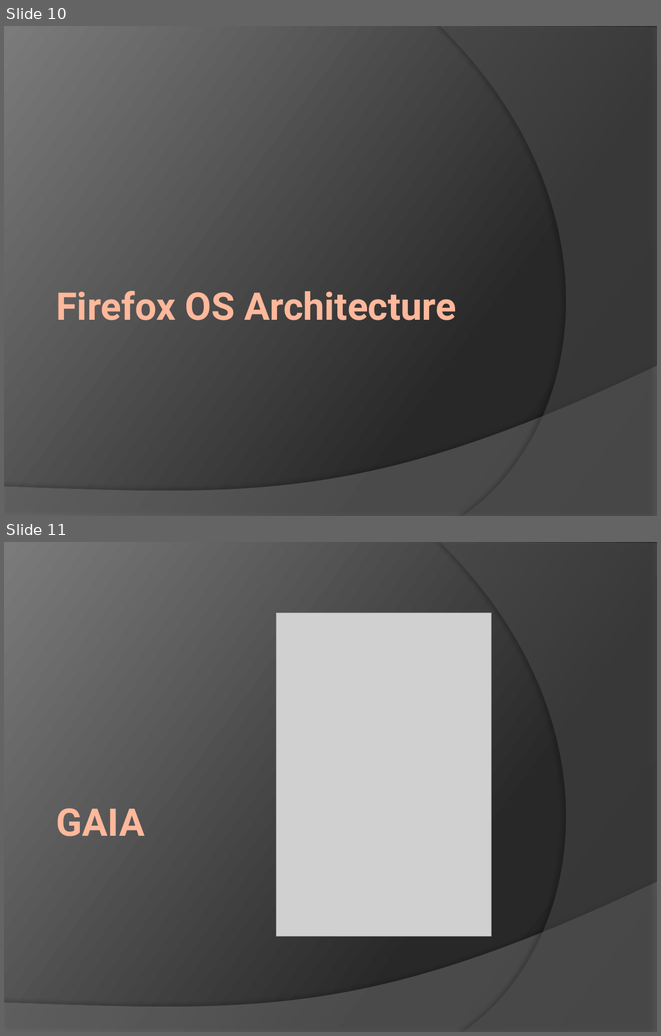
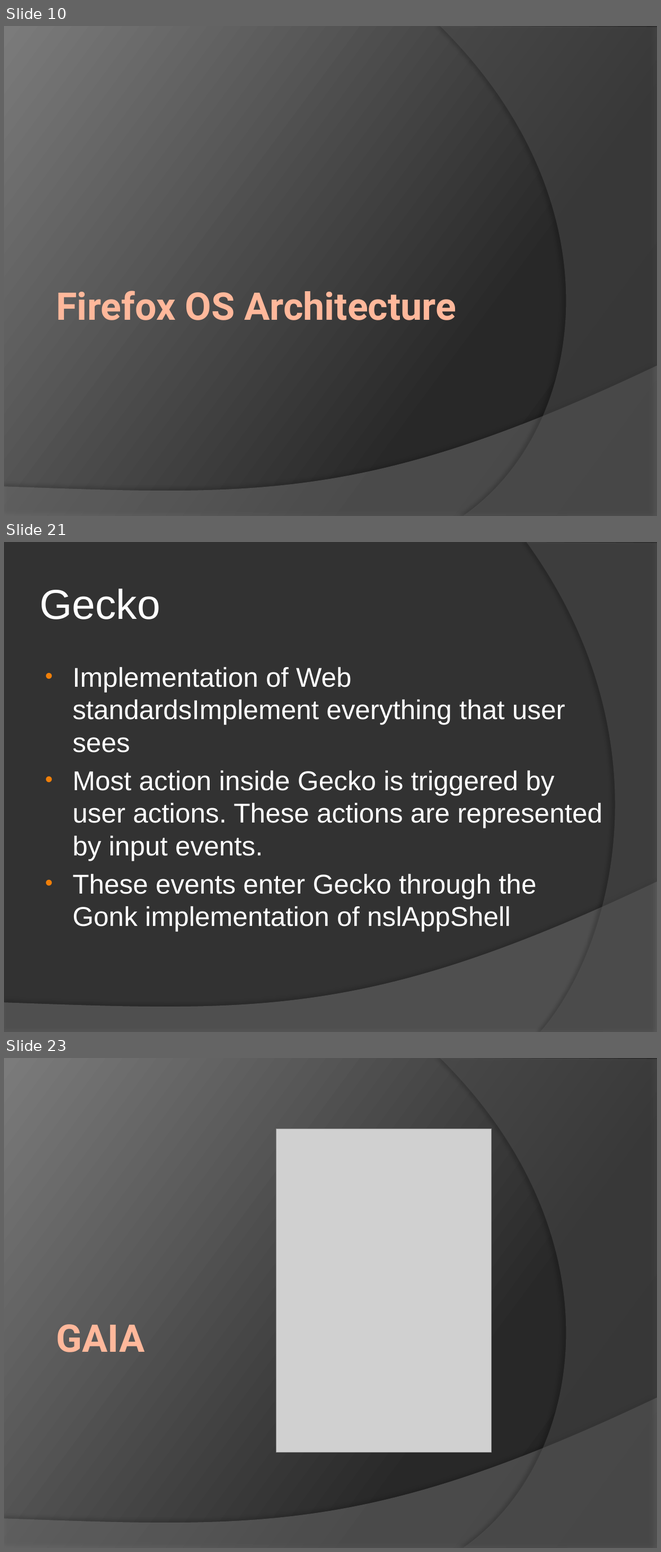
Before and after one commit to ymihaylov/Firefox-OS-Documentation-Project, a slide deck: Firefox OS.pptx. Shown one above the other, each under a label of ours: slides 10 and 11 before the commit, slides 10, 21 and 23 after it; the slides between them are not shown. The pictures are 661x1036 and 661x1552 pixels, drawn with LibreOffice and Linux fonts; fonts in the diff are those of the drawing; grey boxes stand for pictures. Boxes give left, top, right and bottom in pixels: in the first picture for what was removed or moved away, otherwise in the second. Text is boxed around its words. In the diff, an @@ line names an element or a change of style, - is before the commit and + after.

```diff
--- a/Firefox OS.pptx
+++ b/Firefox OS.pptx
@@ slide 21 added at (4,542,657,1032), background #323232; not listed: 1 template element that a slide beside it also shows @@
@@ freeform shape added at (527,542,657,1032), fill #5E5E5E at 40% opacity @@
@@ title added at (40,589,160,619), 46 pt, text #FFFFFF @@
+Gecko
@@ text added at (72,667,602,931), 30 pt, text #FFFFFF @@
+• Implementation of Web standardsImplement everything that user sees
+• Most action inside Gecko is triggered by user actions. These actions are represented by input events.
+• These events enter Gecko through the Gonk implementation of nslAppShell
@@ what was slide 11 is now slide 23 @@
```
Also in this commit, not shown: 11 other slides added.
